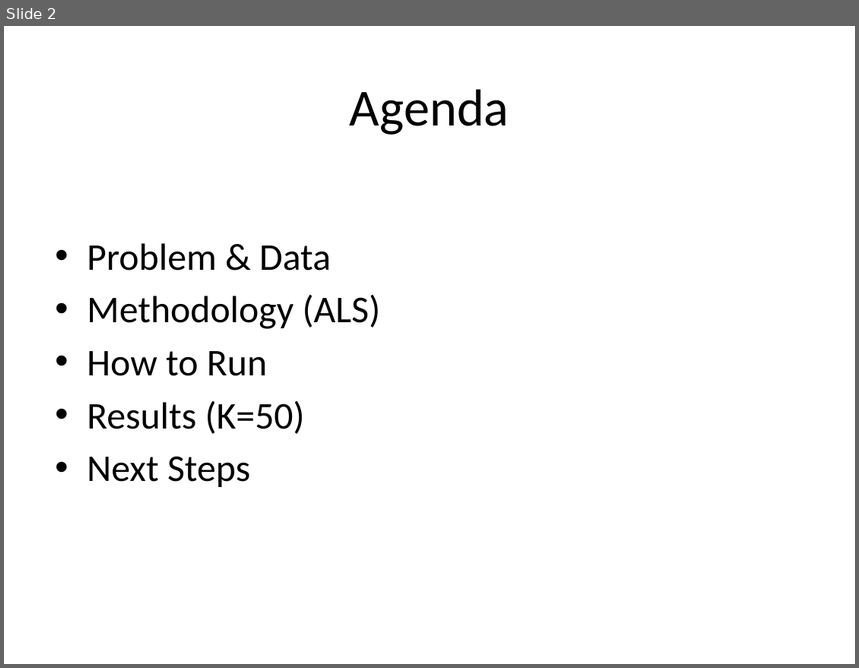
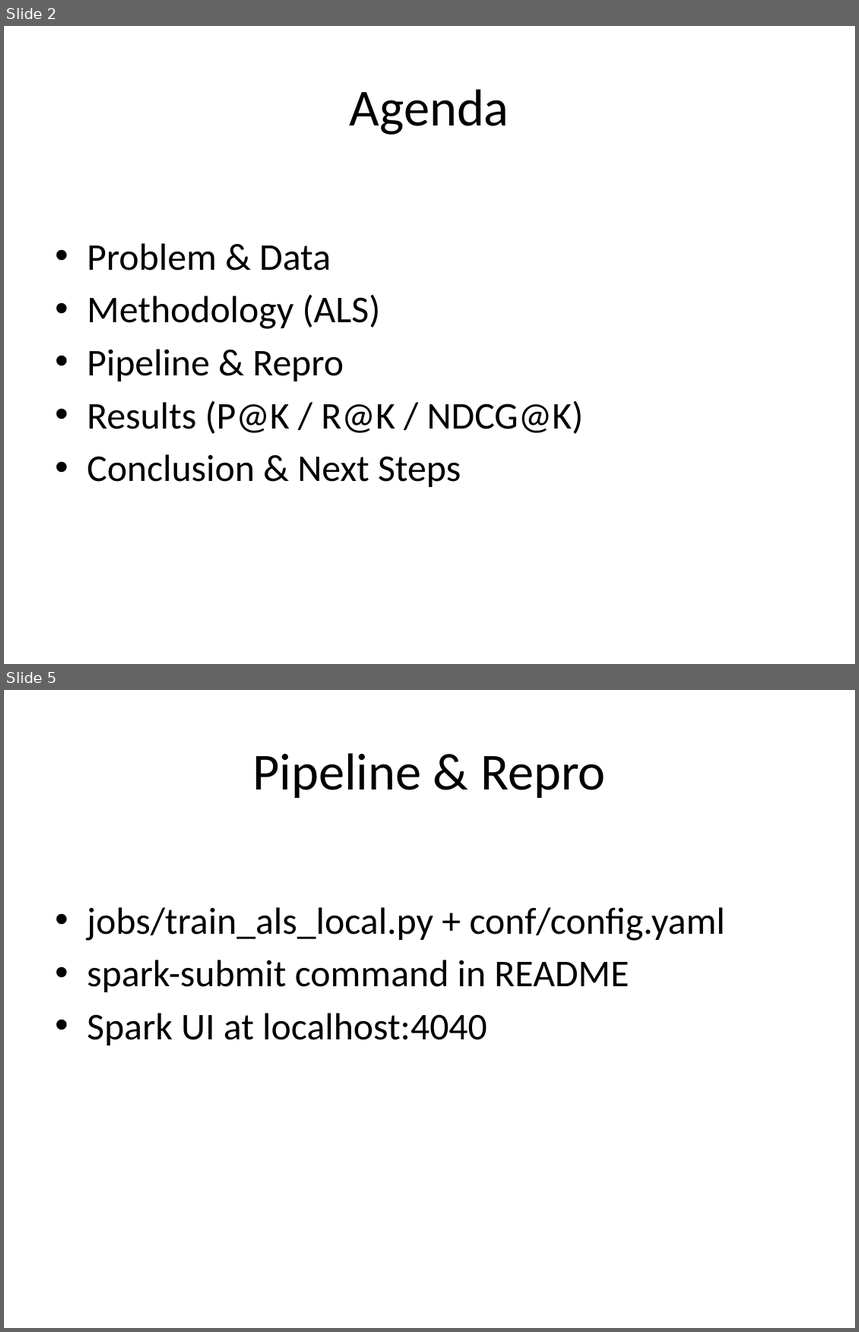
Before and after one commit to MET-CS-777/cs777-final-project-sri99-svg, a slide deck: SLIDES.pptx. Shown one above the other, each under a label of ours: slide 2 before the commit, slides 2 and 5 after it; the slides between them are not shown. The pictures are 859x668 and 859x1332 pixels, drawn with LibreOffice and Linux fonts; fonts in the diff are those of the drawing. Boxes give left, top, right and bottom in pixels: in the first picture for what was removed or moved away, otherwise in the second. Text is boxed around its words. In the diff, an @@ line names an element or a change of style, - is before the commit and + after.

```diff
--- a/SLIDES.pptx
+++ b/SLIDES.pptx
@@ slide 5 added at box(4, 690, 855, 1328), background #FFFFFF @@
@@ title added at box(253, 753, 606, 798), 44 pt, text #000000 @@
+Pipeline & Repro
@@ text added at box(87, 907, 725, 1046), 32 pt, text #000000 @@
+• jobs/train_als_local.py + conf/config.yaml
+• spark-submit command in README
+• Spark UI at localhost:4040
@@ slide 2 changed as well @@
@@ text at box(87, 349, 584, 487): text changed @@
-• How to Run
-• Results (K=50)
-• Next Steps
+• Pipeline & Repro
+• Results (P@K / R@K / NDCG@K)
+• Conclusion & Next Steps
```
Also in this commit, not shown: 3 other slides changed, 3 other slides added, 1 slide removed, 2 other files.
